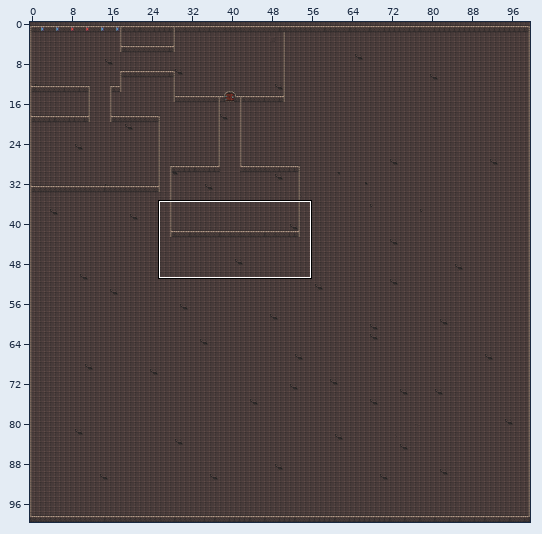
Tiled map, stored at src/app/dungeon/resources/dungeon.tmx. Above: a wide view before the commit, with the close-up outlined.
Close-up. Before:
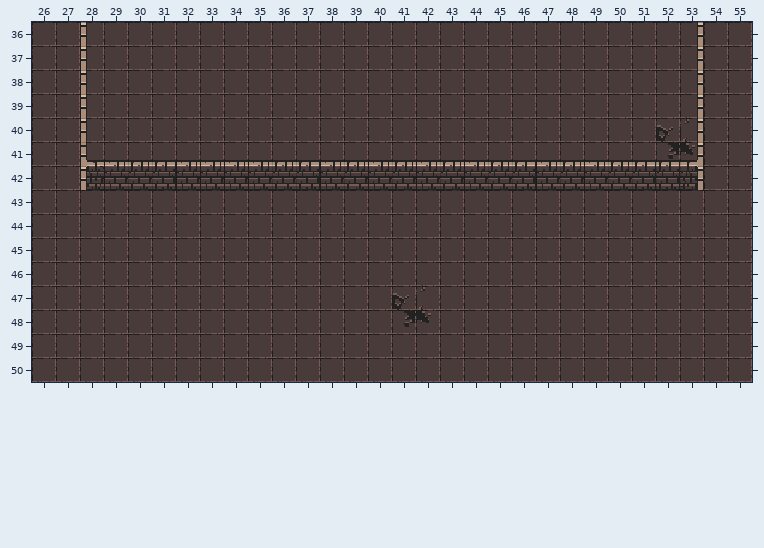
Cells are 16x16 px. Shown: x 26..55, y 36..50. The commit also changed other parts of the map, which this record leaves out.
After:
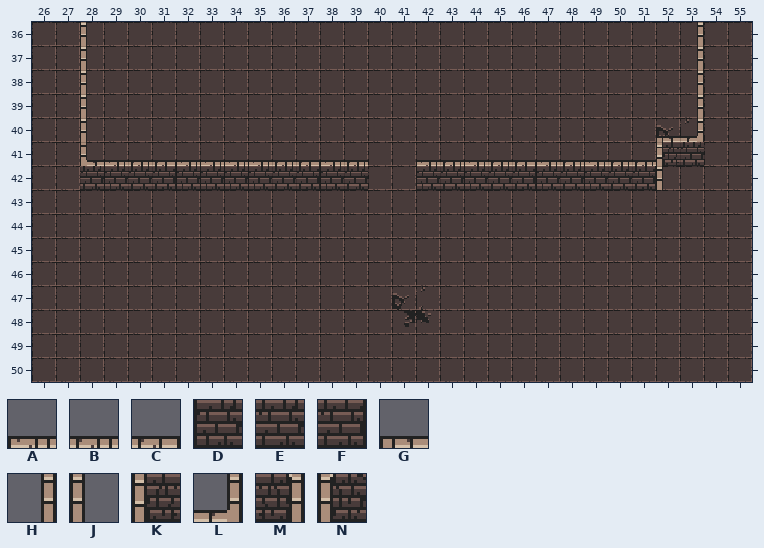
Key: from "dungeon": A 1, B 2, C 3, D 11, E 12, F 13, G 72, H 80, J 81, K 82, L 84, M 94, N 95.
_ is an empty cell, . an unchanged one.
Difference:
--- layer "Walls"
@@ x 28..53 @@
-40 ........................_H
-41 ............AB..........CL
-42 N...........DE..........FM
+40 ........................GL
+41 ............__..........KE
+42 E...........__..........J_
Changed places in both close-ups, as pixel boxes (x1, y1, x2, y2):
changed: (656, 136, 704, 190)
removed: (368, 160, 416, 190)
changed: (80, 166, 104, 190)
